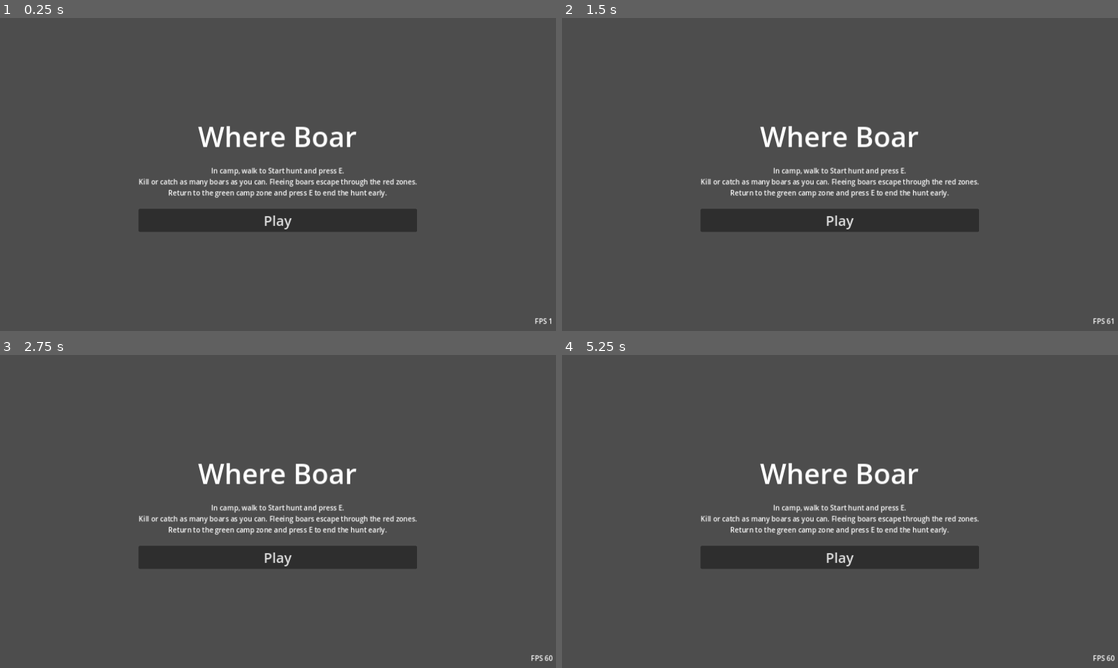
Above: before the commit, frames 1-4 (two rows, left to right).
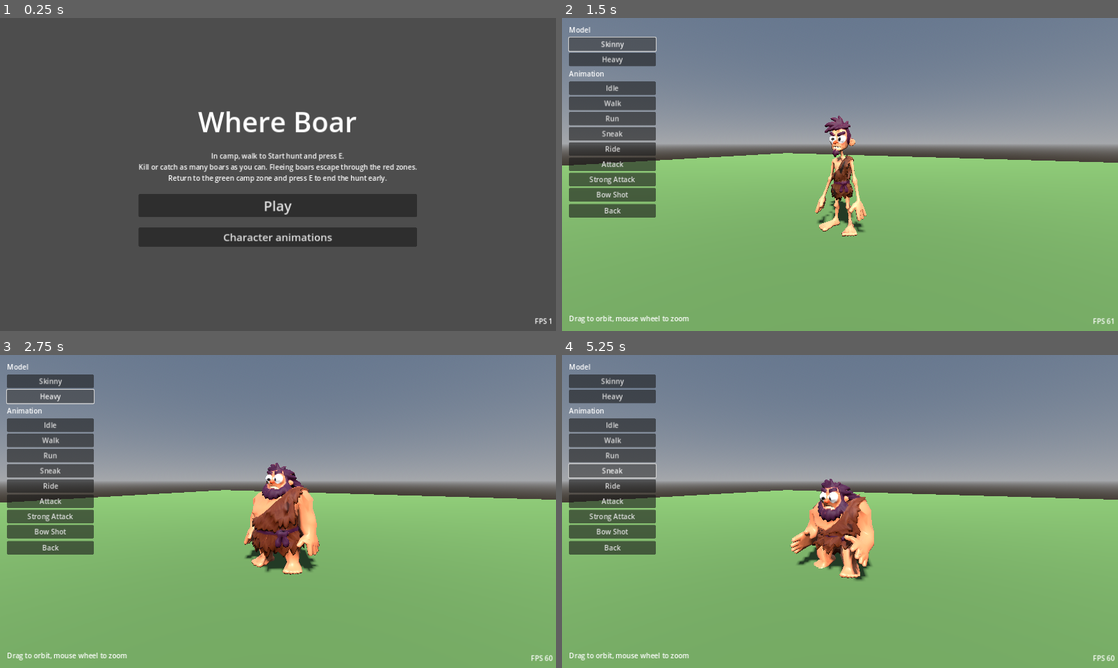
Above: after the commit, the same moments.

Repository: bageus/where-boar
Game: Godot game, scene res://game/bootstrap/app/main.tscn
Same seed, same stepped clock (60 frames per second), same inputs: the game is played once before the commit and once after it.
Inputs (mouse positions are in pixels of both pictures, inside the frame that each line leads up to):
- Up to frame 1 (0.25 s): no input
- Up to frame 2 (1.5 s): click (840, 237) at 0.5 s, where only the run after the commit has a clickable "Character animations"; click (612, 43) at 1.25 s, where only the run after the commit has a clickable "Skinny"
- Up to frame 3 (2.75 s): click (50, 395) at 2 s, where only the run after the commit has a clickable "Heavy"
- Up to frame 4 (5.25 s): click (612, 423) at 2.75 s, where only the run after the commit has a clickable "Idle"; click (612, 439) at 3.5 s, where only the run after the commit has a clickable "Walk"; click (612, 455) at 4.25 s, where only the run after the commit has a clickable "Run"; click (612, 470) at 5 s, where only the run after the commit has a clickable "Sneak"

The runs differ from the first frame. In frame 1, 9.8% of the frame differs, in the area x 25-75%, y 29-74%; in frame 2, 91%; in frame 3, 91%; in frame 4, 92%, in the area x 0-100%, y 0-100%.

Commit message:
P3-024: rig and animate the owner's caveman models; animation viewer from the start screen
Co-Authored-By: Claude Opus 5.5 <noreply@anthropic.com>
Claude-Session: https://claude.ai/code/session_017Jb3Zfbqu5k498ZnWX3h13

Diff:
--- a/game/bootstrap/app/main.gd
+++ b/game/bootstrap/app/main.gd
@@ -5,6 +5,7 @@
 const StartScene = preload("res://game/presentation/menus/public/start_screen.tscn")
 const ResultsScene = preload("res://game/presentation/menus/public/results_screen.tscn")
 const PauseScene = preload("res://game/presentation/menus/public/pause_menu.tscn")
+const ViewerScene = preload("res://game/presentation/menus/public/animation_viewer.tscn")
 const MapScene = preload("res://game/presentation/hunt_map/public/hunt_map.tscn")
 const CampScene = preload("res://game/presentation/camp/public/camp.tscn")
 const Progress = preload("res://game/features/settlement/public/progress.gd")
@@ -78,6 +79,13 @@
 	_swap(start)
 	Input.mouse_mode = Input.MOUSE_MODE_VISIBLE
 	start.get_node("%Start").pressed.connect(show_camp)
+	start.get_node("%Animations").pressed.connect(show_viewer)
+
+
+func show_viewer() -> void:
+	var viewer := ViewerScene.instantiate()
+	_swap(viewer)
+	viewer.closed.connect(show_start)
 
 
 func show_camp() -> void:
--- a/game/presentation/menus/module.json
+++ b/game/presentation/menus/module.json
@@ -1,14 +1,16 @@
 {
   "id": "presentation.menus",
   "layer": "presentation",
-  "purpose": "Full-screen menus around a hunt: start screen, hunt results and the pause menu with settings (M007, section 16).",
+  "purpose": "Full-screen menus around a hunt: start screen, hunt results, the pause menu with settings (M007, section 16) and the character animation viewer.",
   "state_owner": [],
   "public_api": [
     "public/start_screen.tscn",
     "public/results_screen.tscn",
     "public/results_screen.gd",
     "public/pause_menu.tscn",
-    "public/pause_menu.gd"
+    "public/pause_menu.gd",
+    "public/animation_viewer.tscn",
+    "public/animation_viewer.gd"
   ],
   "dependencies": [
     "features.boar",
--- /dev/null
+++ b/game/presentation/menus/public/animation_viewer.gd
@@ -0,0 +1,100 @@
+extends Node3D
+
+## Animation viewer from the start screen: pick a caveman and an animation; drag to orbit, wheel to zoom.
+
+signal closed
+
+const MODELS := {
+	"Skinny": preload("res://assets/models/caveman_skinny.glb"),
+	"Heavy": preload("res://assets/models/caveman_heavy.glb"),
+}
+const ANIMATIONS: Array[String] = ["idle", "walk", "run", "sneak", "ride", "attack", "strong_attack", "bow_shot"]
+const BoarModel = preload("res://game/features/boar/public/boar_model.tscn")
+const Club = preload("res://assets/models/club.glb")
+const Bow = preload("res://assets/models/bow.glb")
+const SADDLE_HEIGHT := 1.02  # top of the saddle in mount.tscn
+
+var character: Node3D
+var player: AnimationPlayer
+var animation := "idle"
+var _skeleton: Skeleton3D
+var _club: Node3D
+var _bow: Node3D
+var _yaw := 0.5
+var _pitch := -0.15
+var _distance := 3.2
+
+@onready var _camera: Camera3D = %Camera
+@onready var _boar: Node3D = %Boar
+
+
+func _ready() -> void:
+	%Back.pressed.connect(closed.emit)
+	for model_name: String in MODELS:
+		_add_button(%Models, model_name, show_model.bind(model_name))
+	for anim in ANIMATIONS:
+		_add_button(%Animations, anim.capitalize(), play.bind(anim))
+	_boar.paint(Color(0.45, 0.3, 0.2))
+	show_model(MODELS.keys()[0])
+	_place_camera()
+
+
+func show_model(model_name: String) -> void:
+	if character:
+		character.queue_free()
+	character = MODELS[model_name].instantiate()
+	add_child(character)
+	player = character.find_child("AnimationPlayer") as AnimationPlayer
+	_skeleton = character.find_child("Skeleton3D") as Skeleton3D
+	for anim in ANIMATIONS:
+		player.get_animation(anim).loop_mode = Animation.LOOP_LINEAR  # the viewer repeats every animation
+	_club = _attach(Club, "hand_r", Transform3D(Basis.from_euler(Vector3(0, 0, PI / 2)), Vector3(0.05, 0.02, 0)))
+	_bow = _attach(Bow, "hand_l", Transform3D(Basis.from_euler(Vector3(PI / 2, 0, 0)), Vector3(0.05, 0, 0)))
+	play(animation)
+
+
+func play(anim: String) -> void:
+	animation = anim
+	player.play(anim)
+	_club.visible = anim in ["attack", "strong_attack"]
+	_bow.visible = anim == "bow_shot"
+	_boar.visible = anim == "ride"
+	var hips_height := _skeleton.get_bone_global_rest(_skeleton.find_bone("hips")).origin.y
+	character.position.y = SADDLE_HEIGHT + 0.05 - hips_height if anim == "ride" else 0.0
+
+
+func _attach(scene: PackedScene, bone: String, offset: Transform3D) -> Node3D:
+	var socket := BoneAttachment3D.new()
+	socket.bone_name = bone
+	_skeleton.add_child(socket)
+	var item: Node3D = scene.instantiate()
+	item.transform = offset
+	socket.add_child(item)
+	return item
+
+
+func _add_button(box: Container, text: String, pressed: Callable) -> void:
+	var button := Button.new()
+	button.text = text
+	button.pressed.connect(pressed)
+	box.add_child(button)
+
+
+func _unhandled_input(event: InputEvent) -> void:
+	if event is InputEventMouseMotion and event.button_mask & MOUSE_BUTTON_MASK_LEFT:
+		_yaw -= event.relative.x * 0.01
+		_pitch = clampf(_pitch - event.relative.y * 0.01, -1.2, 0.3)
+	elif event is InputEventMouseButton and event.pressed:
+		if event.button_index == MOUSE_BUTTON_WHEEL_UP:
+			_distance = maxf(1.5, _distance - 0.3)
+		elif event.button_index == MOUSE_BUTTON_WHEEL_DOWN:
+			_distance = minf(10.0, _distance + 0.3)
+	else:
+		return
+	_place_camera()
+
+
+func _place_camera() -> void:
+	var target := Vector3(0, 0.9, 0)
+	_camera.position = target + Basis.from_euler(Vector3(_pitch, _yaw, 0)) * Vector3(0, 0, _distance)
+	_camera.look_at(target)
--- /dev/null
+++ b/game/presentation/menus/public/animation_viewer.tscn
@@ -0,0 +1,82 @@
+[gd_scene load_steps=8 format=3]
+
+[ext_resource type="Script" path="res://game/presentation/menus/public/animation_viewer.gd" id="1_viewer"]
+[ext_resource type="PackedScene" path="res://game/features/boar/public/boar_model.tscn" id="2_boar"]
+
+[sub_resource type="ProceduralSkyMaterial" id="Sky_mat"]
+
+[sub_resource type="Sky" id="Sky"]
+sky_material = SubResource("Sky_mat")
+
+[sub_resource type="Environment" id="Env"]
+background_mode = 2
+sky = SubResource("Sky")
+ambient_light_source = 3
+
+[sub_resource type="StandardMaterial3D" id="Mat_ground"]
+albedo_color = Color(0.36, 0.5, 0.26, 1)
+
+[sub_resource type="PlaneMesh" id="Mesh_ground"]
+material = SubResource("Mat_ground")
+size = Vector2(40, 40)
+
+[node name="AnimationViewer" type="Node3D"]
+script = ExtResource("1_viewer")
+
+[node name="Environment" type="WorldEnvironment" parent="."]
+environment = SubResource("Env")
+
+[node name="Sun" type="DirectionalLight3D" parent="."]
+transform = Transform3D(0.866, -0.354, 0.354, 0, 0.707, 0.707, -0.5, -0.612, 0.612, 0, 4, 0)
+shadow_enabled = true
+
+[node name="Ground" type="MeshInstance3D" parent="."]
+mesh = SubResource("Mesh_ground")
+
+[node name="Camera" type="Camera3D" parent="."]
+unique_name_in_owner = true
+current = true
+
+[node name="Boar" parent="." instance=ExtResource("2_boar")]
+unique_name_in_owner = true
+transform = Transform3D(-1, 0, 0, 0, 1, 0, 0, 0, -1, 0, 0, 0)
+
+[node name="Ui" type="CanvasLayer" parent="."]
+
+[node name="Panel" type="VBoxContainer" parent="Ui"]
+offset_left = 16.0
+offset_top = 16.0
+offset_right = 216.0
+offset_bottom = 600.0
+theme_override_constants/separation = 6
+
+[node name="ModelsTitle" type="Label" parent="Ui/Panel"]
+layout_mode = 2
+text = "Model"
+
+[node name="Models" type="VBoxContainer" parent="Ui/Panel"]
+unique_name_in_owner = true
+layout_mode = 2
+
+[node name="AnimationsTitle" type="Label" parent="Ui/Panel"]
+layout_mode = 2
+text = "Animation"
+
+[node name="Animations" type="VBoxContainer" parent="Ui/Panel"]
+unique_name_in_owner = true
+layout_mode = 2
+
+[node name="Back" type="Button" parent="Ui/Panel"]
+unique_name_in_owner = true
+layout_mode = 2
+text = "Back"
+
+[node name="Hint" type="Label" parent="Ui"]
+anchors_preset = 2
+anchor_top = 1.0
+anchor_bottom = 1.0
+offset_left = 16.0
+offset_top = -40.0
+offset_right = 416.0
+offset_bottom = -16.0
+text = "Drag to orbit, mouse wheel to zoom"
--- a/game/presentation/menus/public/start_screen.tscn
+++ b/game/presentation/menus/public/start_screen.tscn
@@ -29,3 +29,9 @@
 layout_mode = 2
 theme_override_font_sizes/font_size = 32
 text = "Play"
+
+[node name="Animations" type="Button" parent="Box"]
+unique_name_in_owner = true
+layout_mode = 2
+theme_override_font_sizes/font_size = 24
+text = "Character animations"
--- /dev/null
+++ b/game/presentation/menus/tests/run_animation_viewer_smoke_test.gd
@@ -0,0 +1,40 @@
+extends SceneTree
+
+## Loads the animation viewer headless: both cavemen have every animation, the boar shows only for
+## riding, and Back reports that the viewer closed.
+
+const Viewer = preload("res://game/presentation/menus/public/animation_viewer.tscn")
+
+var _failures := 0
+var _viewer: Node3D
+
+
+func _initialize() -> void:
+	_viewer = Viewer.instantiate()
+	root.add_child(_viewer)
+
+
+func _process(_delta: float) -> bool:
+	var viewer := _viewer
+	for model_name: String in viewer.MODELS:
+		viewer.show_model(model_name)
+		for anim: String in viewer.ANIMATIONS:
+			_check(viewer.player.has_animation(anim), "%s has %s" % [model_name, anim])
+			viewer.play(anim)
+			_check(viewer.player.current_animation == anim, "%s plays %s" % [model_name, anim])
+			_check(viewer.get_node("%Boar").visible == (anim == "ride"), "boar only for ride (%s)" % anim)
+		viewer.play("ride")
+		_check(viewer.character.position.y > 0.3, "%s sits on the boar" % model_name)
+	var closed := [false]
+	viewer.closed.connect(func() -> void: closed[0] = true)
+	viewer.get_node("%Back").pressed.emit()
+	_check(closed[0], "Back closes the viewer")
+	print("animation viewer smoke: %d failures" % _failures)
+	quit(1 if _failures else 0)
+	return true
+
+
+func _check(ok: bool, what: String) -> void:
+	if not ok:
+		_failures += 1
+		push_error("FAILED: " + what)
Binary file added: assets/models/caveman_heavy.glb
Not shown, added: assets/models/caveman_heavy.glb.import
Binary file added: assets/models/caveman_heavy_Image_0.jpg
Not shown, added: assets/models/caveman_heavy_Image_0.jpg.import
Binary file added: assets/models/caveman_heavy_Image_1.jpg
Not shown, added: assets/models/caveman_heavy_Image_1.jpg.import
Binary file added: assets/models/caveman_heavy_Image_2.jpg
Not shown, added: assets/models/caveman_heavy_Image_2.jpg.import
Binary file added: assets/models/caveman_skinny.glb
Not shown, added: assets/models/caveman_skinny.glb.import
Binary file added: assets/models/caveman_skinny_Image_0.jpg
Not shown, added: assets/models/caveman_skinny_Image_0.jpg.import
(and 10 more such lines)
